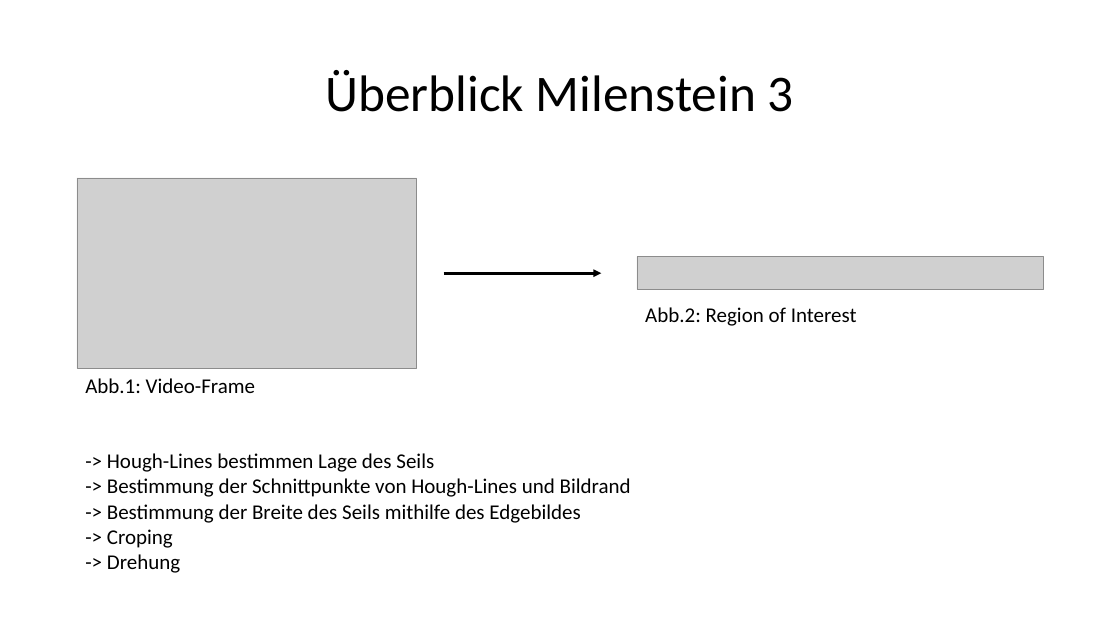
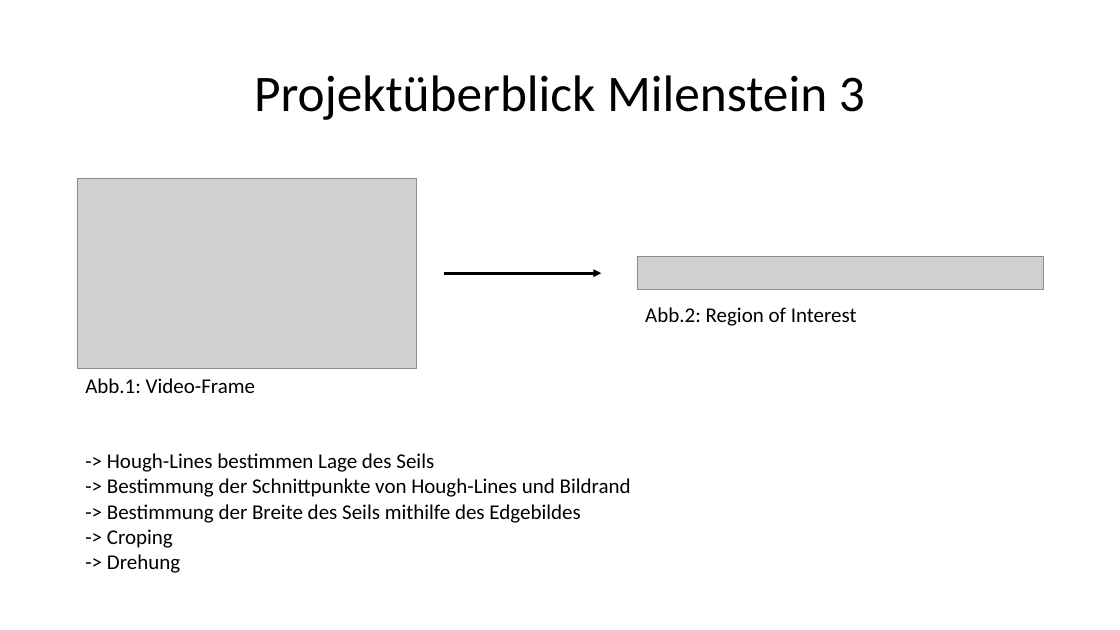
Before and after one commit to ffleisch/CamLinEnc, a slide deck: slide 3 of dokumentation/Milenstein3.pptx. Drawn at 1120x630 pixels with LibreOffice and Linux fonts; fonts in the diff are those of the drawing; grey boxes stand for pictures. Boxes give left, top, right and bottom in pixels: in the first picture for what was removed or moved away, otherwise in the second. Text is boxed around its words. In the diff, an @@ line names an element or a change of style, - is before the commit and + after.

```diff
--- a/dokumentation/Milenstein3.pptx
+++ b/dokumentation/Milenstein3.pptx
@@ title at (x1=254, y1=75, x2=865, y2=120): text changed @@
-Überblick Milenstein 3
+Projektüberblick Milenstein 3
```
Also in this commit, not shown: 1 other slide changed.
